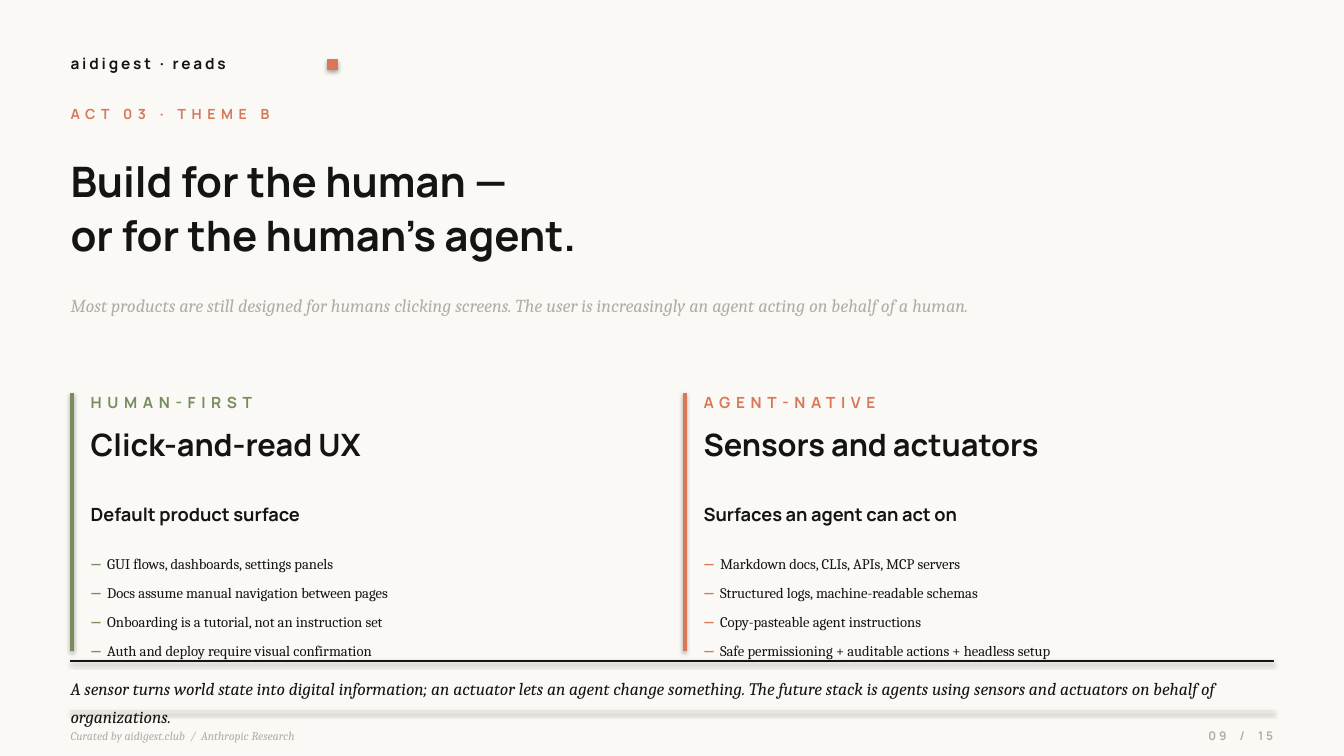
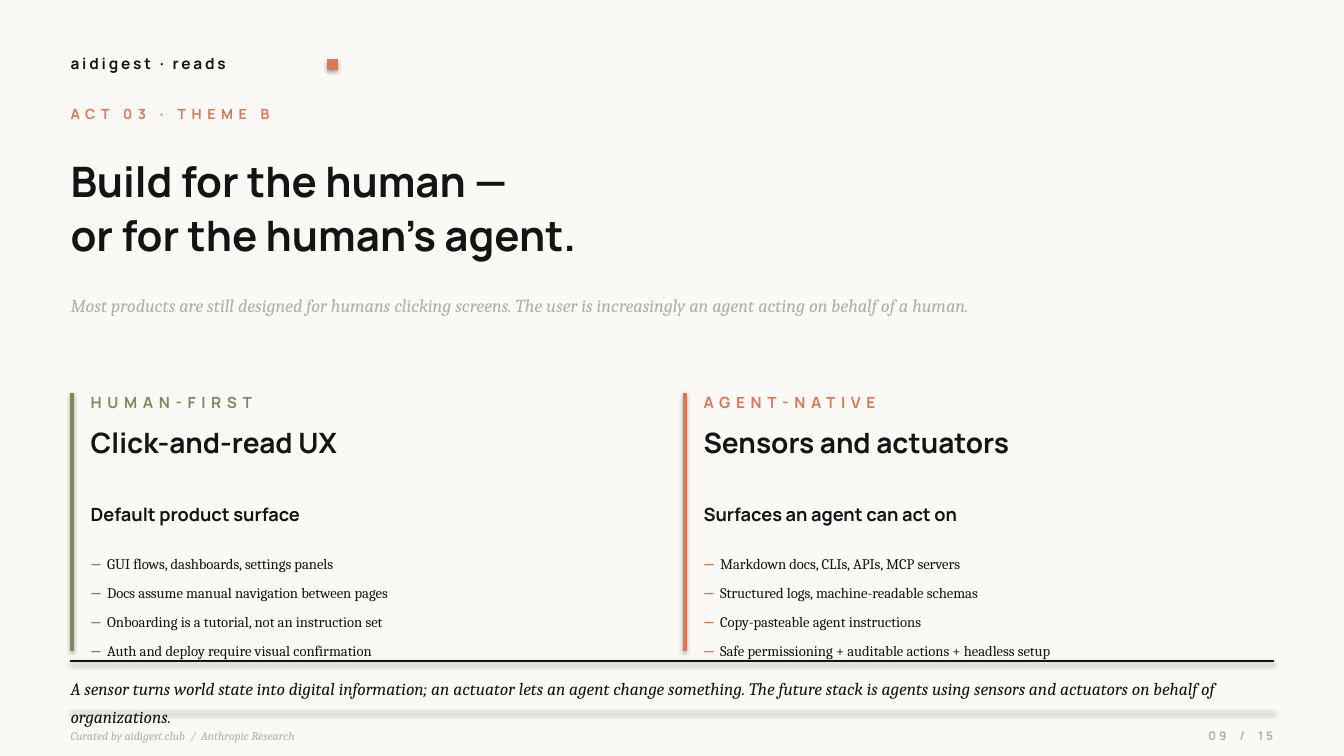
Before and after one commit to dongbocui-maker/ai-daily, a slide deck: slide 9 of public/decks/karpathy-sequoia-ascent-2026.pptx. Drawn at 1344x756 pixels with LibreOffice and Linux fonts; fonts in the diff are those of the drawing. Boxes give left, top, right and bottom in pixels: in the first picture for what was removed or moved away, otherwise in the second. Text is boxed around its words. In the diff, an @@ line names an element or a change of style, - is before the commit and + after.

Commit message:
feat(reads-ppt): parallel-element uniform sizing across all builders
User feedback: sibling elements at the same hierarchy level should share
ONE font size — not each shrink independently. Otherwise stat_grid ends
up with mixed sizes like '3.0' at 48pt next to 'Dec 2025' at 30pt, which
breaks visual hierarchy.

New rule (applied to all parallel-structure builders):
  pick the SMALLEST size needed across the whole group → apply to all

Affected:
- stat_grid       : 4 values share one size (via _group_value_size)
- two_column      : 2 column values share one size (_TWO_COL_VALUE_TABLE)
- insight_pair    : 2 card headers share one size (_INSIGHT_HEADER_TABLE)
- action_list     : 5 action headers share one size (_ACTION_HEADER_TABLE)
- synthesis       : 3 pillar headers share one size (_SYNTHESIS_HEADER_TABLE)

Karpathy P4 stat_grid: now uniform 30pt across [3.0, Dec 2025, 4×, 10x+]
81K P4 stat_grid: now uniform 26pt across [5.1/7, 1 in 5, 3×, 48%/40%]
All 4 columns now sit on a single line — pixel-verified.

```diff
--- a/public/decks/karpathy-sequoia-ascent-2026.pptx
+++ b/public/decks/karpathy-sequoia-ascent-2026.pptx
@@ text "Click-and-read UX" at <box>91,432,337,454</box>: size 22 to 20 pt @@
@@ text "Sensors and actuators" at <box>704,432,1009,454</box>: size 22 to 20 pt @@
```
Also in this commit, not shown: 3 other slides changed, 9 other files.
